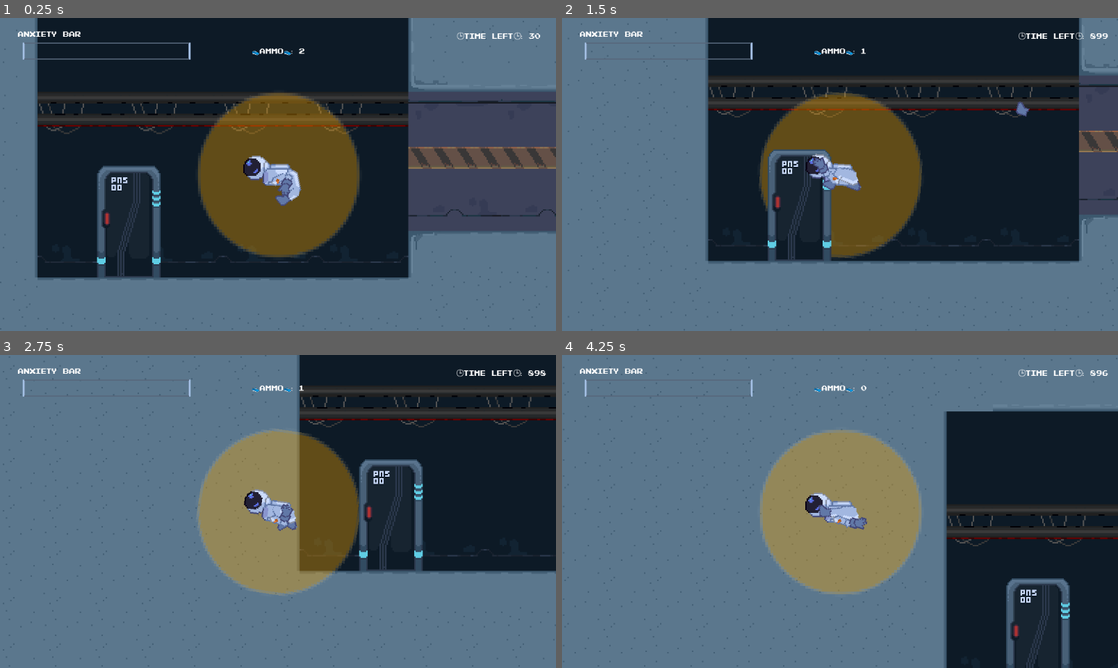
Above: before the commit, frames 1-4 (two rows, left to right).
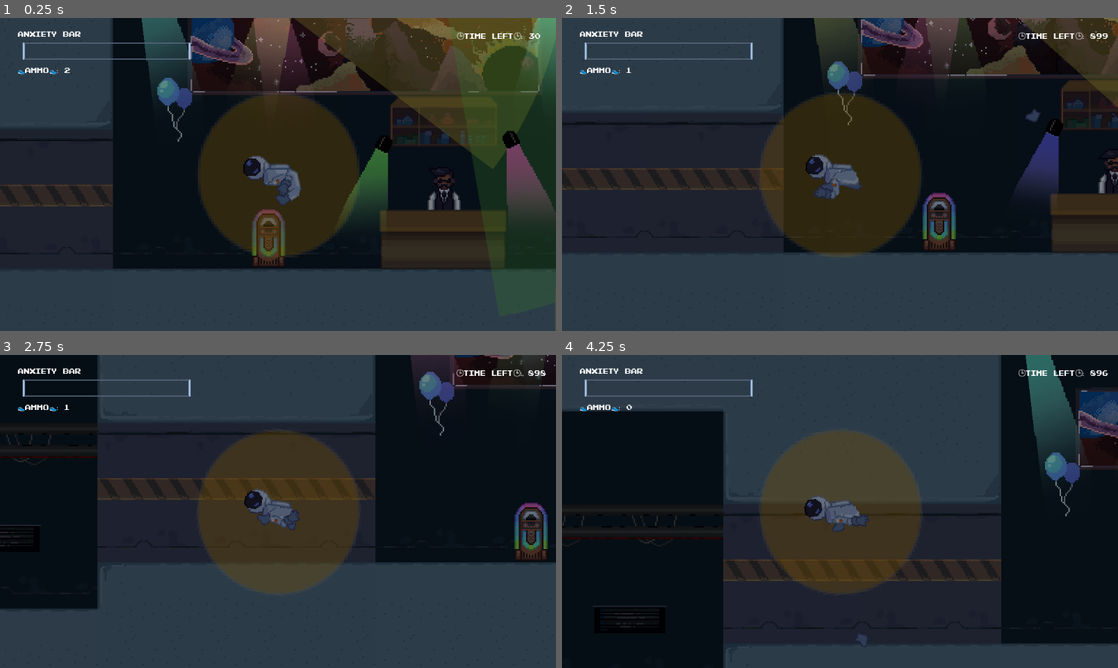
Above: after the commit, the same moments.

Repository: PiotrusWatson/last_party
Game: Godot game, scene res://worlds/piotrus_scene.tscn
The game is run twice, just before and just after one commit, with the same random seed, the same clock (stepped at 60 frames per second) and the same inputs.
Inputs (mouse positions are in pixels of both pictures, inside the frame that each line leads up to):
- Up to frame 1 (0.25 s): no input
- Up to frame 2 (1.5 s): move the mouse to (962, 158) at 0.52 s; right-click (962, 158) at 0.6 s; move the mouse to (728, 190) at 1.27 s; click (728, 190) at 1.35 s
- Up to frame 3 (2.75 s): move the mouse to (333, 442) at 2.02 s; tap E (Interact) at 2.1 s
- Up to frame 4 (4.25 s): move the mouse to (812, 574) at 2.77 s; right-click (812, 574) at 2.85 s; move the mouse to (1006, 558) at 3.52 s; press the mouse at (1006, 558) at 3.53 s

The runs differ from the first frame. In frame 1, 78% of the frame differs, in the area x 0-100%, y 0-100%; in frame 2, 77%; in frame 3, 82%; in frame 4, 85%.

Commit message:
tworking on main skene

Diff:
--- a/prefabs/props/bar.tscn
+++ b/prefabs/props/bar.tscn
@@ -1,9 +1,8 @@
-[gd_scene load_steps=27 format=3 uid="uid://cchwrfy400lx4"]
+[gd_scene load_steps=26 format=3 uid="uid://cchwrfy400lx4"]
 
 [ext_resource type="Script" path="res://prefabs/props/bar.gd" id="1_x8p1t"]
 [ext_resource type="PackedScene" uid="uid://dnck532nfk6np" path="res://components/interactable.tscn" id="2_k3fl2"]
 [ext_resource type="Texture2D" uid="uid://dcx7c5ra88lfa" path="res://sprites/Background/barShelf.png" id="3_flrdc"]
-[ext_resource type="FontFile" uid="uid://b5bnvck7qd1tf" path="res://prefabs/partygoer/Pixel NES.otf" id="3_k0aui"]
 [ext_resource type="Texture2D" uid="uid://trq1eadbtpqw" path="res://sprites/Bartender/bartender_idle.png" id="4_h0ls8"]
 [ext_resource type="Texture2D" uid="uid://y5aqc3qr7seo" path="res://sprites/Bartender/bartender_GivesBeer.png" id="5_1tund"]
 [ext_resource type="Texture2D" uid="uid://btoh8ejigin3h" path="res://sprites/Background/BarDesk.png" id="5_104cm"]
@@ -148,13 +147,10 @@
 [node name="Sprite2D" type="Sprite2D" parent="."]
 
 [node name="Interactable" parent="." instance=ExtResource("2_k3fl2")]
-texture_filter = 1
 offset_left = 12.0
 offset_top = -23.0
 offset_right = 97.0
 offset_bottom = 0.0
-scale = Vector2(0.5, 0.5)
-theme_override_fonts/font = ExtResource("3_k0aui")
 
 [node name="InteractableZone" type="Area2D" parent="."]
 
--- a/project.godot
+++ b/project.godot
@@ -23,6 +23,10 @@
 [display]
 
 window/stretch/mode="viewport"
+
+[dotnet]
+
+project/assembly_name="LastParty"
 
 [editor_plugins]
 
--- a/worlds/piotrus_scene.tscn
+++ b/worlds/piotrus_scene.tscn
@@ -1,26 +1,30 @@
-[gd_scene load_steps=43 format=4 uid="uid://c4uyb55a4rjwc"]
+[gd_scene load_steps=61 format=4 uid="uid://c4uyb55a4rjwc"]
 
 [ext_resource type="Script" path="res://worlds/level_signals.gd" id="1_d6a5b"]
 [ext_resource type="PackedScene" uid="uid://bovapflawkyh" path="res://prefabs/player/player.tscn" id="1_xf4hq"]
 [ext_resource type="Texture2D" uid="uid://dpneqkfqk5mvj" path="res://sprites/Background/BG_Placeholder.png" id="3_crhye"]
-[ext_resource type="PackedScene" path="res://components/main_camera.tscn" id="3_st8m8"]
+[ext_resource type="PackedScene" uid="uid://bmde1kq7j0gey" path="res://components/main_camera.tscn" id="3_st8m8"]
 [ext_resource type="PackedScene" uid="uid://djw3s61m8ih8c" path="res://prefabs/partygoer/partygoer_dog.tscn" id="5_m13ws"]
 [ext_resource type="Texture2D" uid="uid://b10repbx682cb" path="res://sprites/Background/tilesheet1.png" id="5_xc60l"]
+[ext_resource type="PackedScene" path="res://UI/ammo.tscn" id="6_2v875"]
 [ext_resource type="Texture2D" uid="uid://cx2awtj7b7uxg" path="res://sprites/Background/spacewindow.png" id="8_8aiih"]
 [ext_resource type="PackedScene" uid="uid://1ciexgxjj0hb" path="res://prefabs/props/radio.tscn" id="8_8o70q"]
 [ext_resource type="Texture2D" uid="uid://crdceov406tde" path="res://sprites/Background/lightblue-sheet.png" id="8_78bav"]
-[ext_resource type="PackedScene" uid="uid://dhxd0u2kwku3i" path="res://UI/ammo.tscn" id="9_mxbnv"]
 [ext_resource type="PackedScene" uid="uid://x0p1kxaj6hkj" path="res://UI/anxiety_bar.tscn" id="10_genvr"]
 [ext_resource type="Script" path="res://prefabs/god.gd" id="10_gu7p8"]
 [ext_resource type="Script" path="res://UI/clock.gd" id="10_wims2"]
 [ext_resource type="FontFile" uid="uid://d4nirmpkhfngg" path="res://UI/Fonts/pixel/Pixel NES.otf" id="11_pj3xo"]
+[ext_resource type="Texture2D" uid="uid://bli14ulvoi8xg" path="res://sprites/Background/balloonsblue-sheet.png" id="13_511yn"]
 [ext_resource type="Texture2D" uid="uid://co1rmrln8g5y5" path="res://sprites/Background/spacedoor2.png" id="14_1mlat"]
+[ext_resource type="Texture2D" uid="uid://dkrwk6pgn7cy1" path="res://sprites/Background/balloonspink-sheet.png" id="14_jj66r"]
+[ext_resource type="Texture2D" uid="uid://dryrvg8237o3j" path="res://sprites/Background/spacebox.png" id="15_y1361"]
+[ext_resource type="Texture2D" uid="uid://c40d2iqlyyagn" path="res://sprites/Background/spacecloset.png" id="16_8yehn"]
 [ext_resource type="PackedScene" uid="uid://bvndfvkma6tes" path="res://prefabs/partygoer/partygoer_peruna.tscn" id="18_m5ujp"]
 [ext_resource type="PackedScene" uid="uid://cchwrfy400lx4" path="res://prefabs/props/bar.tscn" id="19_kdmmt"]
 [ext_resource type="PackedScene" uid="uid://c54k5p1wrajp3" path="res://prefabs/partygoer/partygoer_SamLake.tscn" id="19_t7da5"]
 [ext_resource type="PackedScene" uid="uid://b17g4mpnhehpj" path="res://prefabs/partygoer/partygoer_SannaMarin.tscn" id="20_psvbb"]
 [ext_resource type="Texture2D" uid="uid://kylcrv3b35yk" path="res://sprites/Background/banner.png" id="21_2bm38"]
-[ext_resource type="PackedScene" path="res://prefabs/props/point_1.tscn" id="22_1mibo"]
+[ext_resource type="PackedScene" uid="uid://dx2implnlqytc" path="res://prefabs/props/point_1.tscn" id="22_1mibo"]
 [ext_resource type="AudioStream" uid="uid://q5vgjiybmydh" path="res://Audio/sussy ambience.mp3" id="23_acidh"]
 
 [sub_resource type="TileSetAtlasSource" id="TileSetAtlasSource_i02l5"]
@@ -65,7 +69,7 @@
 sources/0 = SubResource("TileSetAtlasSource_i02l5")
 
 [sub_resource type="RectangleShape2D" id="RectangleShape2D_tkuml"]
-size = Vector2(582.5, 177)
+size = Vector2(415.25, 177)
 
 [sub_resource type="RectangleShape2D" id="RectangleShape2D_k4jgn"]
 size = Vector2(94.25, 210.5)
@@ -78,6 +82,9 @@
 
 [sub_resource type="RectangleShape2D" id="RectangleShape2D_hrodv"]
 size = Vector2(508.281, 216.25)
+
+[sub_resource type="RectangleShape2D" id="RectangleShape2D_kcmtr"]
+size = Vector2(349.141, 216.25)
 
 [sub_resource type="SpriteFrames" id="SpriteFrames_65mgi"]
 animations = [{
@@ -123,6 +130,81 @@
 [sub_resource type="RectangleShape2D" id="RectangleShape2D_t8o5b"]
 size = Vector2(104, 21.5)
 
+[sub_resource type="AtlasTexture" id="AtlasTexture_juk8g"]
+atlas = ExtResource("13_511yn")
+region = Rect2(0, 0, 29, 67)
+
+[sub_resource type="AtlasTexture" id="AtlasTexture_dvp8w"]
+atlas = ExtResource("13_511yn")
+region = Rect2(29, 0, 29, 67)
+
+[sub_resource type="AtlasTexture" id="AtlasTexture_15j7d"]
+atlas = ExtResource("13_511yn")
+region = Rect2(58, 0, 29, 67)
+
+[sub_resource type="AtlasTexture" id="AtlasTexture_0dkgx"]
+atlas = ExtResource("13_511yn")
+region = Rect2(87, 0, 29, 67)
+
+[sub_resource type="SpriteFrames" id="SpriteFrames_w46p4"]
+animations = [{
+"frames": [{
+"duration": 1.0,
+"texture": SubResource("AtlasTexture_juk8g")
+}, {
+"duration": 1.0,
+"texture": SubResource("AtlasTexture_dvp8w")
+}, {
+"duration": 1.0,
+"texture": SubResource("AtlasTexture_15j7d")
+}, {
+"duration": 1.0,
+"texture": SubResource("AtlasTexture_0dkgx")
+}],
+"loop": true,
+"name": &"default",
+"speed": 3.0
+}]
+
+[sub_resource type="CircleShape2D" id="CircleShape2D_h8ljp"]
+radius = 9.05539
+
+[sub_resource type="AtlasTexture" id="AtlasTexture_0xech"]
+atlas = ExtResource("14_jj66r")
+region = Rect2(0, 0, 29, 50)
+
+[sub_resource type="AtlasTexture" id="AtlasTexture_gjqy0"]
+atlas = ExtResource("14_jj66r")
+region = Rect2(29, 0, 29, 50)
+
+[sub_resource type="AtlasTexture" id="AtlasTexture_iu7jf"]
+atlas = ExtResource("14_jj66r")
+region = Rect2(58, 0, 29, 50)
+
+[sub_resource type="AtlasTexture" id="AtlasTexture_nnfj4"]
+atlas = ExtResource("14_jj66r")
+region = Rect2(87, 0, 29, 50)
+
+[sub_resource type="SpriteFrames" id="SpriteFrames_mks4y"]
+animations = [{
+"frames": [{
+"duration": 1.0,
+"texture": SubResource("AtlasTexture_0xech")
+}, {
+"duration": 1.0,
+"texture": SubResource("AtlasTexture_gjqy0")
+}, {
+"duration": 1.0,
+"texture": SubResource("AtlasTexture_iu7jf")
+}, {
+"duration": 1.0,
+"texture": SubResource("AtlasTexture_nnfj4")
+}],
+"loop": true,
+"name": &"default",
+"speed": 5.0
+}]
+
 [sub_resource type="AtlasTexture" id="AtlasTexture_rr2qj"]
 atlas = ExtResource("8_78bav")
 region = Rect2(0, 0, 52, 104)
@@ -166,11 +248,17 @@
 "speed": 5.0
 }]
 
+[sub_resource type="RectangleShape2D" id="RectangleShape2D_4f4r1"]
+size = Vector2(36, 37)
+
+[sub_resource type="RectangleShape2D" id="RectangleShape2D_m75nw"]
+size = Vector2(36, 73)
+
 [node name="PiotrusScene2" type="Node2D"]
 script = ExtResource("1_d6a5b")
 
 [node name="Player" parent="." instance=ExtResource("1_xf4hq")]
-position = Vector2(198, -39)
+position = Vector2(594, -65)
 
 [node name="MainCamera" parent="." node_paths=PackedStringArray("thing_to_follow") instance=ExtResource("3_st8m8")]
 thing_to_follow = NodePath("../Player")
@@ -184,7 +272,7 @@
 [node name="TileMapLayer_Stuff" type="TileMapLayer" parent="."]
 z_index = -1
 texture_filter = 1
-tile_map_data = PackedByteArray("AAD3//3/AAAHAAQAAAD4//3/AAA …(224 unchanged characters)… IAAQAAAAHAP3/AAAHAAQAAAAIAP3/AAAIAAQAAAAgAAIAAAAFAAMAAAAhAAIAAAAGAAMAAAA=")
+tile_map_data = PackedByteArray("AAD3//3/AAAHAAQAAAD4//3/AAA …(224 unchanged characters)… IAAQAAAAHAP3/AAAHAAQAAAAIAP3/AAAIAAQAAAAnAPv/AAAHAAQAAAAoAPv/AAAIAAQAAAApAPv/AAAHAAQAAAAqAPv/AAAHAAQAAAArAPv/AAAHAAQAAAAsAPv/AAAIAAQAAAAGAP//AAAFAAMAAAAHAP//AAAGAAMAAAA=")
 tile_set = SubResource("TileSet_b871j")
 
 [node name="TileMapLayer_Floor" type="TileMapLayer" parent="."]
@@ -194,14 +282,13 @@
 tile_set = SubResource("TileSet_b871j")
 
 [node name="WorldColliders" type="StaticBody2D" parent="."]
-visible = false
 
 [node name="CollisionShape2D" type="CollisionShape2D" parent="WorldColliders"]
-position = Vector2(4.75, 121)
+position = Vector2(155, 121)
 shape = SubResource("RectangleShape2D_tkuml")
 
 [node name="CollisionShape2D2" type="CollisionShape2D" parent="WorldColliders"]
-position = Vector2(2, -250)
+position = Vector2(85.625, -250)
 shape = SubResource("RectangleShape2D_tkuml")
 
 [node name="CollisionShape2D3" type="CollisionShape2D" parent="WorldColliders"]
@@ -209,7 +296,7 @@
 shape = SubResource("RectangleShape2D_k4jgn")
 
 [node name="CollisionShape2D7" type="CollisionShape2D" parent="WorldColliders"]
-position = Vector2(-271, -61.25)
+position = Vector2(-17, -53)
 shape = SubResource("RectangleShape2D_k4jgn")
 
 [node name="CollisionShape2D4" type="CollisionShape2D" parent="WorldColliders"]
@@ -229,8 +316,20 @@
 shape = SubResource("RectangleShape2D_hrodv")
 
 [node name="CollisionShape2D9" type="CollisionShape2D" parent="WorldColliders"]
-position = Vector2(1155, -236)
-shape = SubResource("RectangleShape2D_hrodv")
+position = Vector2(1075.43, -236)
+shape = SubResource("RectangleShape2D_kcmtr")
+
+[node name="CollisionShape2D10" type="CollisionShape2D" parent="WorldColliders"]
+position = Vector2(1300, 77)
+shape = SubResource("RectangleShape2D_kcmtr")
+
+[node name="CollisionShape2D11" type="CollisionShape2D" parent="WorldColliders"]
+position = Vector2(1330, -301)
+shape = SubResource("RectangleShape2D_kcmtr")
+
+[node name="CollisionShape2D12" type="CollisionShape2D" parent="WorldColliders"]
+position = Vector2(1615, -117)
+shape = SubResource("RectangleShape2D_kcmtr")
 
 [node name="AnimatedSprite2D" type="AnimatedSprite2D" parent="."]
 z_index = -1
@@ -248,6 +347,13 @@
 grow_horizontal = 2
 grow_vertical = 2
 mouse_filter = 1
+
+[node name="Ammo" parent="UI/UI" instance=ExtResource("6_2v875")]
+layout_mode = 1
+offset_left = -540.0
+offset_top = 98.0
+offset_right = -417.0
+offset_bottom = 121.0
 
 [node name="AnxietyBar" parent="UI/UI" instance=ExtResource("10_genvr")]
 layout_mode = 1
@@ -270,13 +376,6 @@
 text = "🕒Time Left🕒: 30"
 script = ExtResource("10_wims2")
 
-[node name="Ammo" parent="UI/UI" instance=ExtResource("9_mxbnv")]
-layout_mode = 1
-offset_left = -54.0
-offset_top = 58.0
-offset_right = 57.0
-offset_bottom = 81.0
-
 [node name="God" type="Node" parent="."]
 script = ExtResource("10_gu7p8")
 
@@ -294,7 +393,6 @@
 sprite_frames = SubResource("SpriteFrames_10416")
 
 [node name="DarkEffect" type="Sprite2D" parent="."]
-visible = false
 modulate = Color(0.00392157, 0.027451, 0.0588235, 0.513726)
 z_index = 5
 texture_filter = 1
@@ -316,6 +414,47 @@
 position = Vector2(-1, 23.25)
 shape = SubResource("RectangleShape2D_t8o5b")
 
+[node name="Balloons" type="AnimatedSprite2D" parent="Flavour"]
+z_index = -1
+texture_filter = 1
+position = Vector2(523, -108)
+sprite_frames = SubResource("SpriteFrames_w46p4")
+autoplay = "default"
+frame_progress = 0.934898
+
+[node name="StaticBody2D" type="StaticBody2D" parent="Flavour/Balloons"]
+
+[node name="CollisionShape2D" type="CollisionShape2D" parent="Flavour/Balloons/StaticBody2D"]
+position = Vector2(0, -8)
+shape = SubResource("CircleShape2D_h8ljp")
+
+[node name="Balloons2" type="AnimatedSprite2D" parent="Flavour"]
+z_index = -1
+texture_filter = 1
+position = Vector2(1281, -149)
+sprite_frames = SubResource("SpriteFrames_w46p4")
+autoplay = "default"
+frame_progress = 0.178524
+
+[node name="StaticBody2D" type="StaticBody2D" parent="Flavour/Balloons2"]
+
+[node name="CollisionShape2D" type="CollisionShape2D" parent="Flavour/Balloons2/StaticBody2D"]
+position = Vector2(0, -8)
+shape = SubResource("CircleShape2D_h8ljp")
+
+[node name="Balloons3" type="AnimatedSprite2D" parent="Flavour"]
+z_index = -1
+texture_filter = 1
+position = Vector2(823, -152)
+sprite_frames = SubResource("SpriteFrames_mks4y")
+autoplay = "default"
+
+[node name="StaticBody2D" type="StaticBody2D" parent="Flavour/Balloons3"]
+
+[node name="CollisionShape2D" type="CollisionShape2D" parent="Flavour/Balloons3/StaticBody2D"]
+position = Vector2(0, -8)
+shape = SubResource("CircleShape2D_h8ljp")
+
 [node name="PartyLight" type="AnimatedSprite2D" parent="Flavour"]
 z_index = 5
 z_as_relative = false
@@ -458,6 +597,7 @@
 frame = 1
 
 [node name="BGBlack" type="Sprite2D" parent="Flavour"]
+visible = false
 modulate = Color(0, 0, 0, 1)
 z_index = -2
 texture_filter = 1
@@ -465,6 +605,28 @@
 scale = Vector2(12.7297, 25.8596)
 texture = ExtResource("3_crhye")
 
+[node name="SpaceCloset4" type="Sprite2D" parent="Flavour"]
+texture_filter = 1
+position = Vector2(1350, -80)
+texture = ExtResource("15_y1361")
+
+[node name="StaticBody2D" type="StaticBody2D" parent="Flavour/SpaceCloset4"]
+
+[node name="CollisionShape2D" type="CollisionShape2D" parent="Flavour/SpaceCloset4/StaticBody2D"]
+position = Vector2(0, 27.5)
+shape = SubResource("RectangleShape2D_4f4r1")
+
+[node name="SpaceCloset" type="Sprite2D" parent="Flavour"]
+texture_filter = 1
+position = Vector2(1402, -80)
+texture = ExtResource("16_8yehn")
+
+[node name="StaticBody2D" type="StaticBody2D" parent="Flavour/SpaceCloset"]
+
+[node name="CollisionShape2D" type="CollisionShape2D" parent="Flavour/SpaceCloset/StaticBody2D"]
+position = Vector2(0, 9.5)
+shape = SubResource("RectangleShape2D_m75nw")
+
 [node name="Fellas" type="Node2D" parent="."]
 
 [node name="Partygoer2" parent="Fellas" instance=ExtResource("5_m13ws")]
@@ -498,7 +660,7 @@
 [node name="Point4" parent="PointsOfInterest" instance=ExtResource("22_1mibo")]
 position = Vector2(781, -98)
 
-[node name="AudioStreamPlayer2D" type="AudioStreamPlayer2D" parent="."]
+[node name="Ambience1" type="AudioStreamPlayer2D" parent="."]
 position = Vector2(165, -50)
 stream = ExtResource("23_acidh")
 autoplay = true
@@ -514,7 +676,7 @@
 position = Vector2(663, -28)
 
 [node name="Bar" parent="Interactables" instance=ExtResource("19_kdmmt")]
-position = Vector2(671, -56)
+position = Vector2(708, -56)
 
 [connection signal="timeout" from="God/GameTimer" to="God" method="_on_game_timer_timeout"]
 [connection signal="timeout" from="God/GameTick" to="God" method="_on_game_tick_timeout"]
Binary file added: sprites/Background/balloonsblue-sheet.png
Not shown, added: sprites/Background/balloonsblue-sheet.png.import
Binary file added: sprites/Background/balloonspink-sheet.png
Not shown, added: sprites/Background/balloonspink-sheet.png.import
Binary file added: sprites/Background/sofa.png
Not shown, added: sprites/Background/sofa.png.import
Binary file added: sprites/Background/table.png
Not shown, added: sprites/Background/table.png.import
